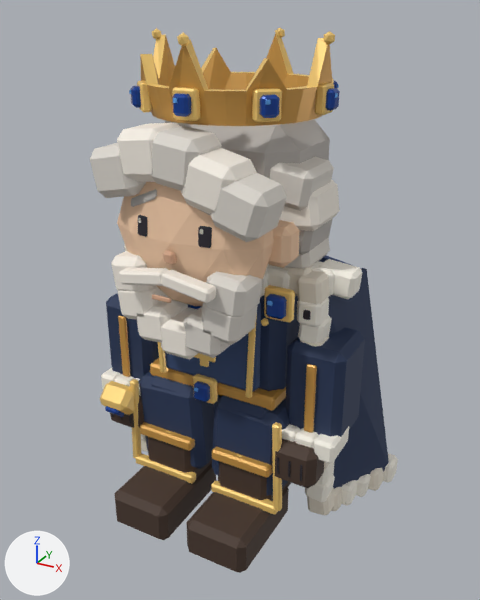
The Blender file src/game/models/castle/royals/king.blend as it was, and as the next commit left it.
The view is the same before and after, from a camera (50 mm lens) standing at (1.23, -2.21, 2.04) and looking at (0.04, -0.05, 0.95). Arrows for +X, +Y and +Z are at lower left; the lights stay in place. The first picture is the older version.

Objects in the first picture: 'Jeweled gold crown', 'Royal animation rig - Dynasty fur tips', 'Royal animation rig - Dynasty gold edge', 'Royal animation rig - Dynasty ivory ermine', 'Royal animation rig - Dynasty midnight wool', 'Royal face', 'Royal head rig - Dynasty hair shade', 'Royal head rig - Dynasty silver hair', 'Royal head rig - Dynasty white hair', 'Royal left leg rig - Dynasty dark leather', 'Royal right leg rig - Dynasty dark leather', 'right navy sleeve' and 33 more.
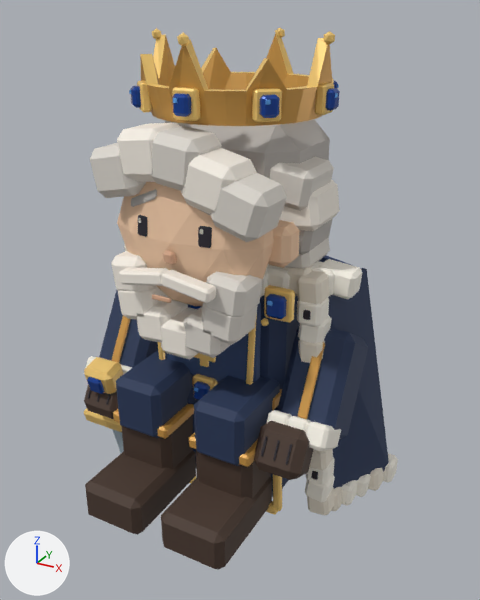
Not drawn themselves, but carrying or shaping drawn objects: ob_royal_left_leg_rig, ob_royal_right_leg_rig, ob_royal_left_arm_rig, ob_royal_right_arm_rig, ob_royal_left_knee, ob_royal_right_knee.

The change in detail:
Object 'Royal left leg rig' (ob_royal_left_leg_rig) turns from (0, 0, 0) to (-90, 0, 0) degrees about x, y and z.
Object 'Royal right leg rig' (ob_royal_right_leg_rig) turns from (0, 0, 0) to (-90, 0, 0) degrees about x, y and z.
Object 'Royal left arm rig' (ob_royal_left_arm_rig) turns from (0, 0, 0) to (-30, 0, 0) degrees about x, y and z.
Object 'Royal right arm rig' (ob_royal_right_arm_rig) turns from (0, 0, 0) to (-30, 0, 0) degrees about x, y and z.
Object 'Royal left knee' (ob_royal_left_knee) turns from (0, 0, 0) to (90, 0, 0) degrees about x, y and z.
Object 'Royal right knee' (ob_royal_right_knee) turns from (0, 0, 0) to (90, 0, 0) degrees about x, y and z.

Changed parts and their boxes (x1, y1, x2, y2) in the pictures (480 x 600 px):
'Royal right leg rig - Dynasty dark leather', turned
    before: (186, 461, 291, 573)
    after: (161, 449, 272, 569)
'Royal left leg rig - Dynasty dark leather', turned
    before: (114, 437, 216, 540)
    after: (85, 414, 196, 535)
'right navy sleeve', turned
    before: (286, 328, 365, 437)
    after: (277, 328, 368, 440)
'right trouser leg', turned
    before: (228, 398, 268, 420)
    after: (194, 376, 280, 466)
'left trouser leg', turned
    before: (151, 375, 185, 393)
    after: (116, 350, 193, 438)
'Royal right hand', turned
    before: (271, 439, 324, 488)
    after: (254, 421, 314, 480)
'left navy sleeve', turned
    before: (106, 293, 159, 379)
    after: (99, 290, 158, 368)
'Royal right arm rig - Dynasty fur tips', turned
    before: (282, 424, 349, 463)
    after: (266, 410, 341, 451)
'King sword pommel', turned
    before: (100, 381, 135, 415)
    after: (84, 357, 123, 394)
'left boot gold cuff', turned
    before: (140, 422, 195, 451)
    after: (113, 404, 194, 439)
'right boot gold cuff', turned
    before: (212, 446, 272, 478)
    after: (189, 432, 258, 467)
'right sleeve gold stripe', turned
    before: (304, 364, 317, 433)
    after: (297, 342, 325, 419)
'Royal left hand', turned
    before: (110, 395, 144, 428)
    after: (84, 385, 118, 419)
'left sleeve gold stripe', turned
    before: (118, 316, 131, 377)
    after: (111, 315, 130, 363)
'Royal left arm rig - Dynasty fur tips', turned (mostly hidden afterwards)
    before: (101, 368, 141, 396)
    after: (84, 356, 132, 374)
'King sword crossguard', turned (not visible before)
    after: (84, 408, 122, 432)
'King sword sapphire', turned
    before: (105, 406, 124, 417)
    after: (87, 377, 105, 394)
'Royal right hand - Dynasty ink', turned
    before: (276, 457, 303, 481)
    after: (261, 436, 292, 465)
'King sword blade', turned (not visible before)
    after: (112, 429, 124, 453)
'Royal left hand - Dynasty ink', turned
    before: (112, 414, 132, 423)
    after: (87, 390, 111, 405)
'King sword grip band', turned (not visible before)
    after: (103, 416, 120, 424)
'Gold waist band', unchanged, covered by the edit
    before: (150, 358, 286, 411)
    after: (192, 378, 282, 410)
